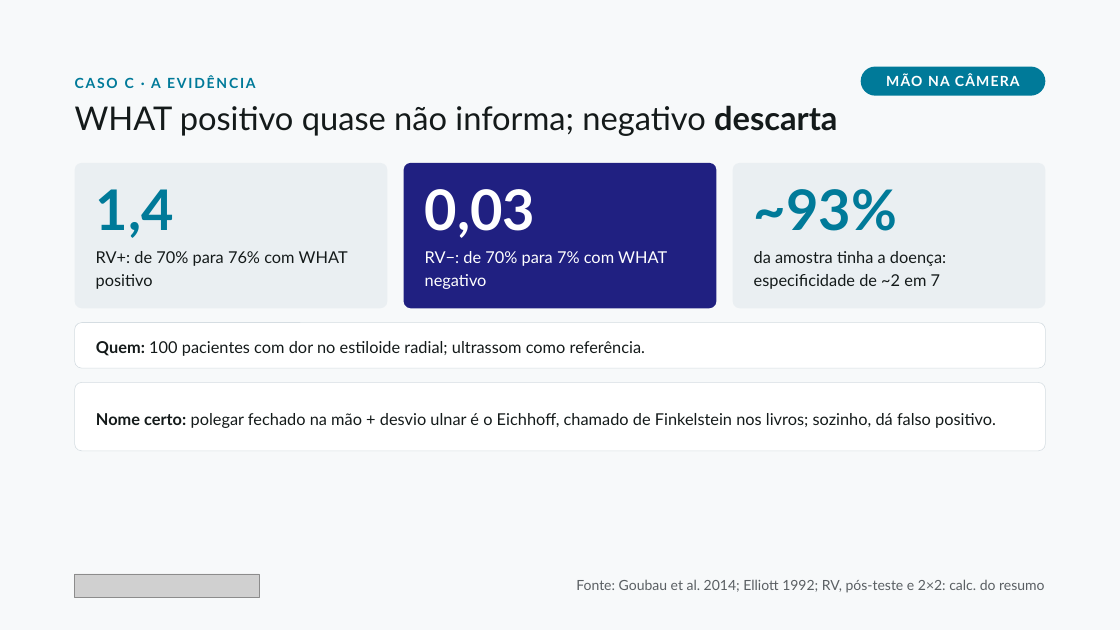
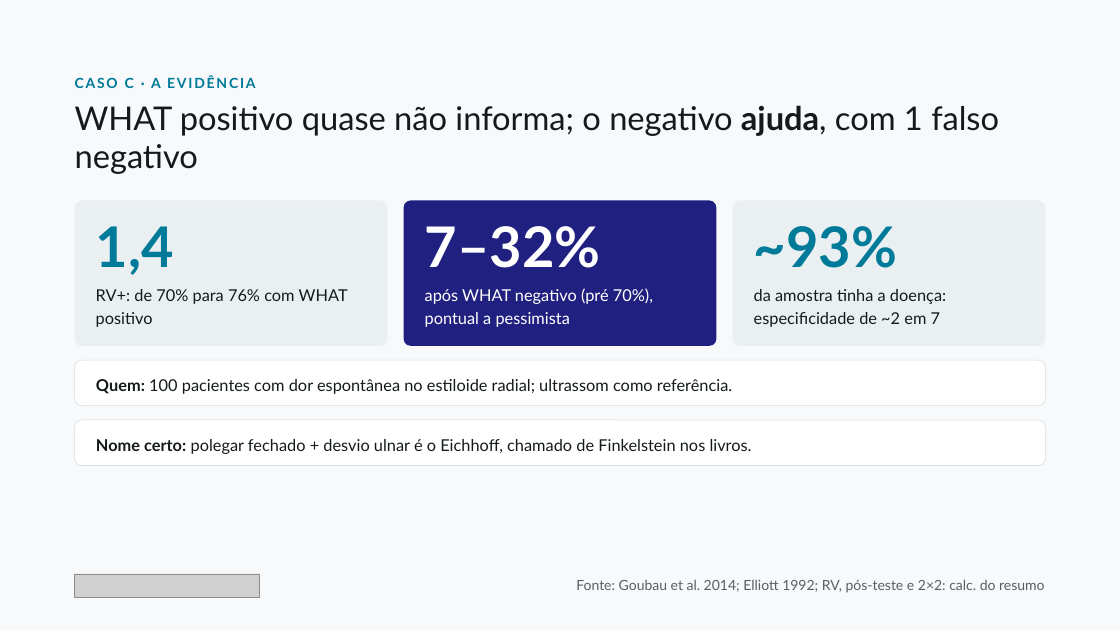
Before and after one commit to dossantosdanieel/illic, a slide deck: slide 22 of aulas/2026-11-cotovelo-medial-e-mao/04_aula/cotovelo-medial-e-mao.pptx. Drawn at 1120x630 pixels with LibreOffice and Linux fonts; fonts in the diff are those of the drawing; grey boxes stand for pictures. Boxes give left, top, right and bottom in pixels: in the first picture for what was removed or moved away, otherwise in the second. Text is boxed around its words. In the diff, an @@ line names an element or a change of style, - is before the commit and + after.

```diff
--- a/aulas/2026-11-cotovelo-medial-e-mao/04_aula/cotovelo-medial-e-mao.pptx
+++ b/aulas/2026-11-cotovelo-medial-e-mao/04_aula/cotovelo-medial-e-mao.pptx
@@ rounded rectangle removed at box(861, 66, 1046, 96) @@
-MÃO NA CÂMERA
@@ text at box(75, 105, 999, 174): text changed @@
-WHAT positivo quase não informa; negativo descarta
+WHAT positivo quase não informa; o negativo ajuda, com 1 falso negativo
@@ text removed at box(425, 189, 536, 238) @@
-0,03
@@ 3 rounded rectangles, 2 texts: place and size @@
-3 rounded rectangles, 2 texts at box(75, 163, 1045, 308)
+3 rounded rectangles, 2 texts at box(75, 201, 1045, 346)
@@ text added at box(425, 226, 601, 268), 48 pt, text #FFFFFF, bold @@
+7–32%
@@ text removed at box(425, 251, 667, 289) @@
-RV−: de 70% para 7% com WHAT negativo
@@ text added at box(425, 288, 653, 327), 14 pt, text #FFFFFF @@
+após WHAT negativo (pré 70%), pontual a pessimista
@@ 2 texts, 1 rounded rectangle: place and size @@
-2 texts, 1 rounded rectangle at box(75, 251, 1046, 368)
+2 texts, 1 rounded rectangle at box(75, 289, 1046, 406)
@@ text in rounded rectangle at box(96, 379, 732, 394): text changed @@
-Quem: 100 pacientes com dor no estiloide radial; ultrassom como referência.
+Quem: 100 pacientes com dor espontânea no estiloide radial; ultrassom como referência.
@@ rounded rectangle "Nome certo: polegar fechado + ...": place and size @@
-rounded rectangle "Nome certo: polegar fechado + ..." at box(75, 382, 1046, 450)
+rounded rectangle "Nome certo: polegar fechado + ..." at box(75, 420, 1046, 465)
@@ rounded rectangle "Nome certo: polegar fechado + ..." at box(75, 420, 1046, 465): proportions changed @@
@@ text in rounded rectangle at box(96, 439, 752, 454): text changed @@
-Nome certo: polegar fechado na mão + desvio ulnar é o Eichhoff, chamado de Finkelstein nos livros; sozinho, dá falso positivo.
+Nome certo: polegar fechado + desvio ulnar é o Eichhoff, chamado de Finkelstein nos livros.
```
Also in this commit, not shown: 20 other slides changed, 1 slide removed, 22 other files.
